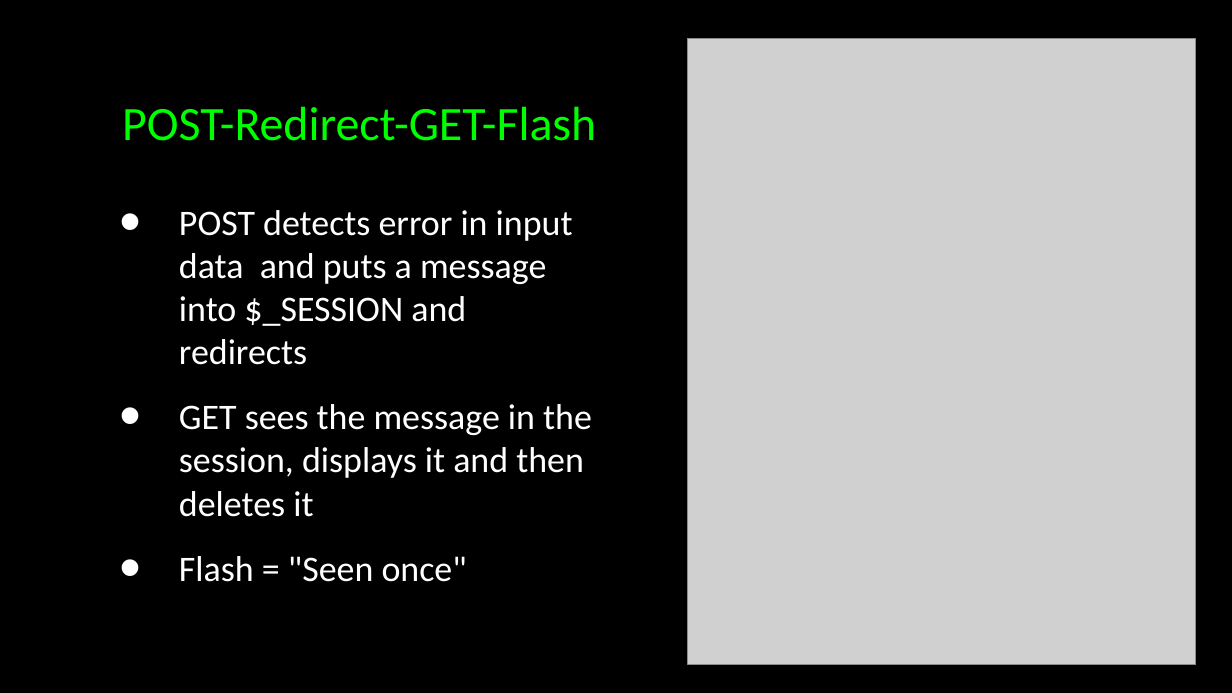
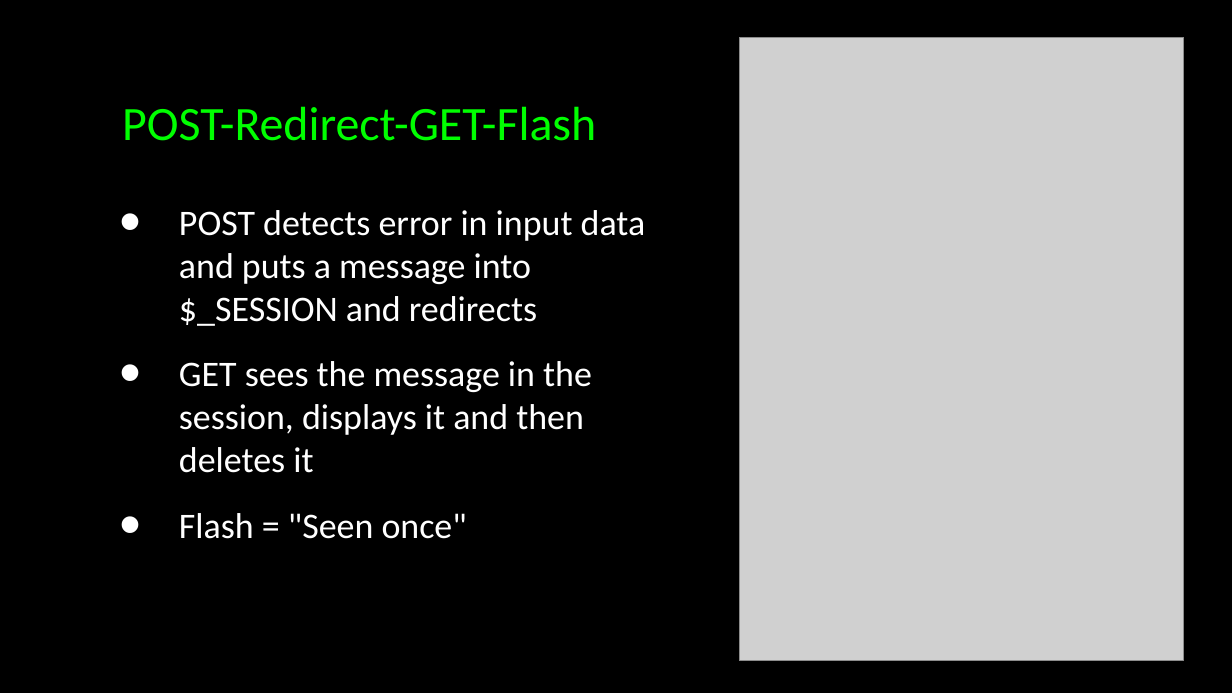
Before and after one commit to csev/wa4e, a slide deck: slide 28 of lectures/PHP-08-POST-Redirect-Authn.ppt. Drawn at 1232x693 pixels with LibreOffice and Linux fonts; fonts in the diff are those of the drawing; grey boxes stand for pictures. Boxes give left, top, right and bottom in pixels: in the first picture for what was removed or moved away, otherwise in the second. Text is boxed around its words. In the diff, an @@ line names an element or a change of style, - is before the commit and + after.

```diff
--- a/lectures/PHP-08-POST-Redirect-Authn.ppt
+++ b/lectures/PHP-08-POST-Redirect-Authn.ppt
@@ picture: place and size @@
-picture at (687,38,1195,664)
+picture at (739,37,1184,660)
@@ text "POST detects error in input ..." rewrapped from (179,210,592,582) to (179,210,646,539) @@
```
Also in this commit, not shown: 16 other slides changed, 1 slide added, 1 slide removed.
